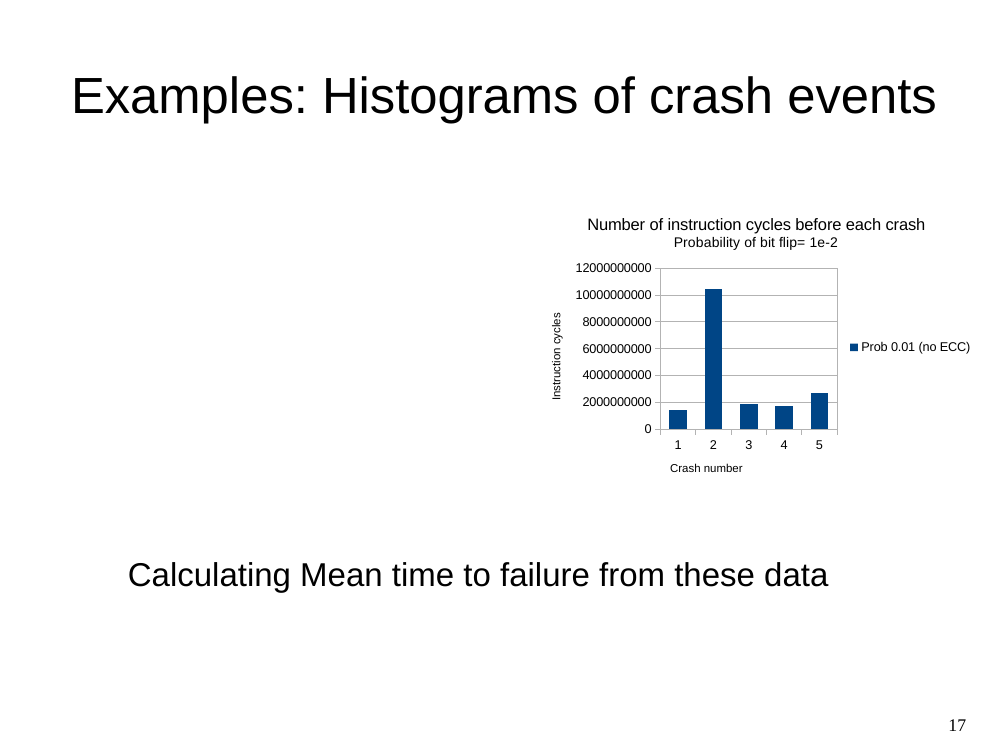
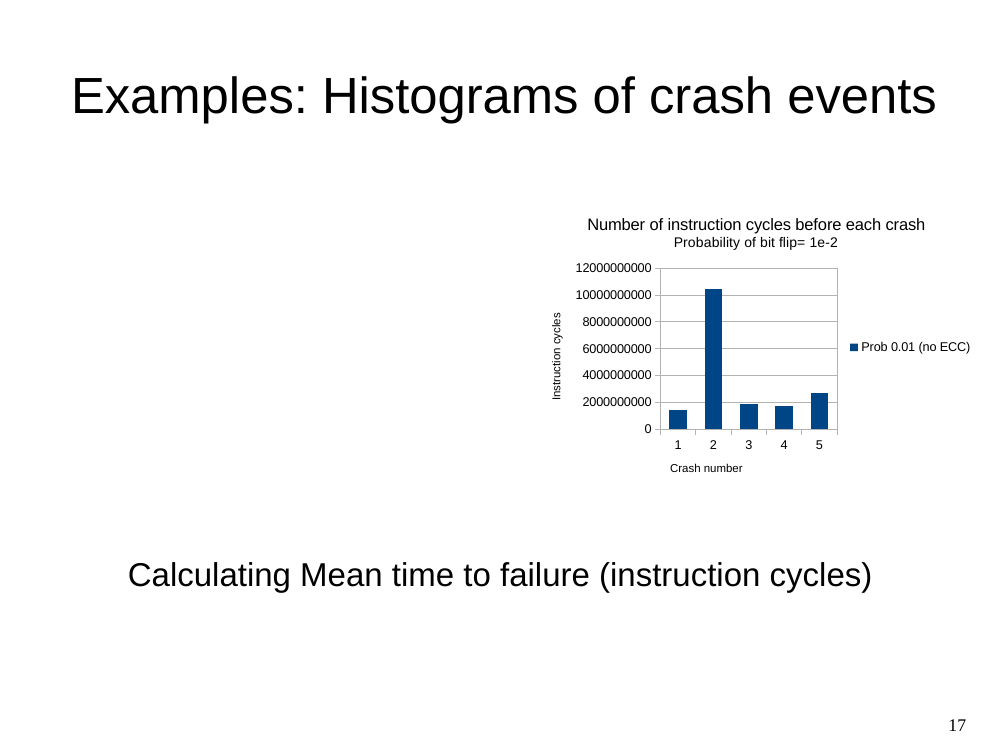
Before and after one commit to nandithaec/c-code-project, a slide deck: slide 17 of report/R&D_project.odp. Drawn at 1008x756 pixels with LibreOffice and Linux fonts; fonts in the diff are those of the drawing. Boxes give left, top, right and bottom in pixels: in the first picture for what was removed or moved away, otherwise in the second. Text is boxed around its words. In the diff, an @@ line names an element or a change of style, - is before the commit and + after.

```diff
--- a/report/R&D_project.odp
+++ b/report/R&D_project.odp
@@ text at (128,562,873,592): text changed @@
-Calculating Mean time to failure from these data
+Calculating Mean time to failure (instruction cycles)
```
Also in this commit, not shown: 2 other slides changed, 1 slide added, 1 slide removed, 4 other files.
